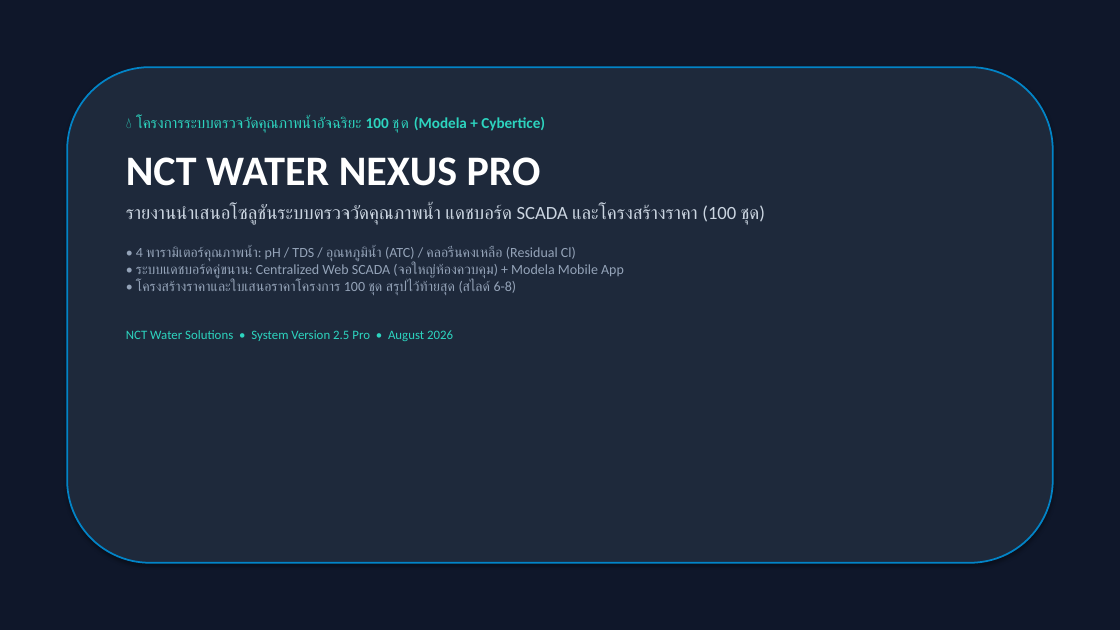
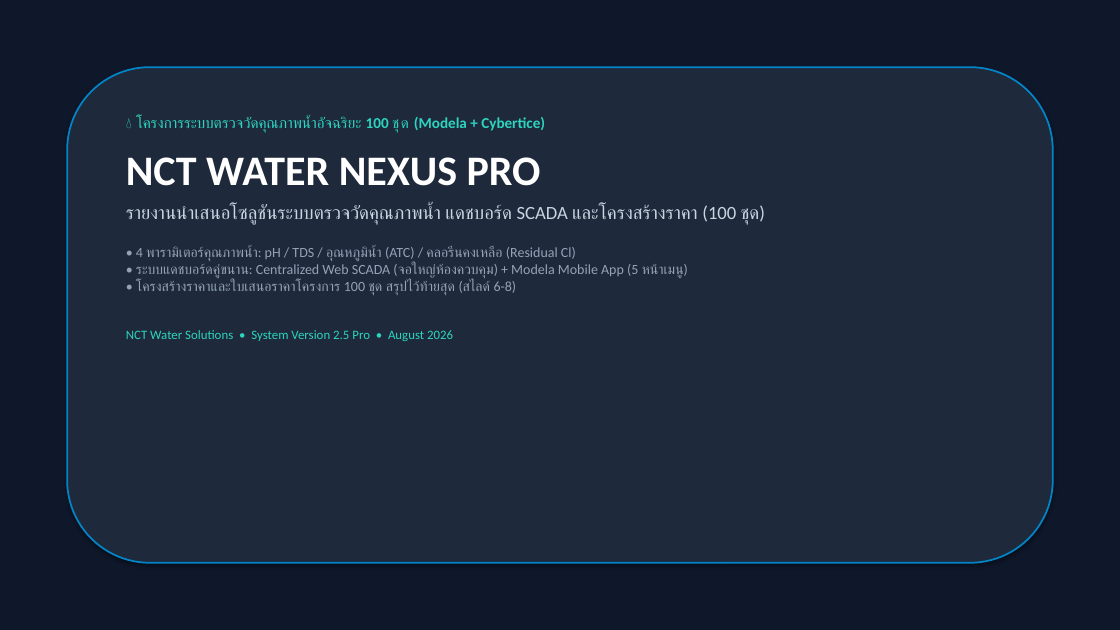
Before and after one commit to WoobWarb/nct-water-nexus, a slide deck: slide 1 of NCT_Water_Nexus_Report_and_Pricing.pptx. Drawn at 1120x630 pixels with LibreOffice and Linux fonts; fonts in the diff are those of the drawing. Boxes give left, top, right and bottom in pixels: in the first picture for what was removed or moved away, otherwise in the second. Text is boxed around its words. In the diff, an @@ line names an element or a change of style, - is before the commit and + after.

Commit message:
Add 4 real mobile screen tabs (Home, History, Devices 100, Calib) to PDF report, PPTX, and online deck

```diff
--- a/NCT_Water_Nexus_Report_and_Pricing.pptx
+++ b/NCT_Water_Nexus_Report_and_Pricing.pptx
@@ text at [136, 246, 688, 295]: text changed @@
-• 4 พารามิเตอร์คุณภาพน้ำ: pH / TDS / อุณหภูมิน้ำ (ATC) / คลอรีนคงเหลือ (Residual Cl)
-• ระบบแดชบอร์ดคู่ขนาน: Centralized Web SCADA (จอใหญ่ห้องควบคุม) + Modela Mobile App
-• โครงสร้างราคาและใบเสนอราคาโครงการ 100 ชุด สรุปไว้ท้ายสุด (สไลด์ 6-8)
+• 4 พารามิเตอร์คุณภาพน้ำ: pH / TDS / อุณหภูมิน้ำ (ATC) / คลอรีนคงเหลือ (Residual Cl)
+• ระบบแดชบอร์ดคู่ขนาน: Centralized Web SCADA (จอใหญ่ห้องควบคุม) + Modela Mobile App (5 หน้าเมนู)
+• โครงสร้างราคาและใบเสนอราคาโครงการ 100 ชุด สรุปไว้ท้ายสุด (สไลด์ 6-8)
```
Also in this commit, not shown: 1 slide added, 1 slide removed, 11 other files.
